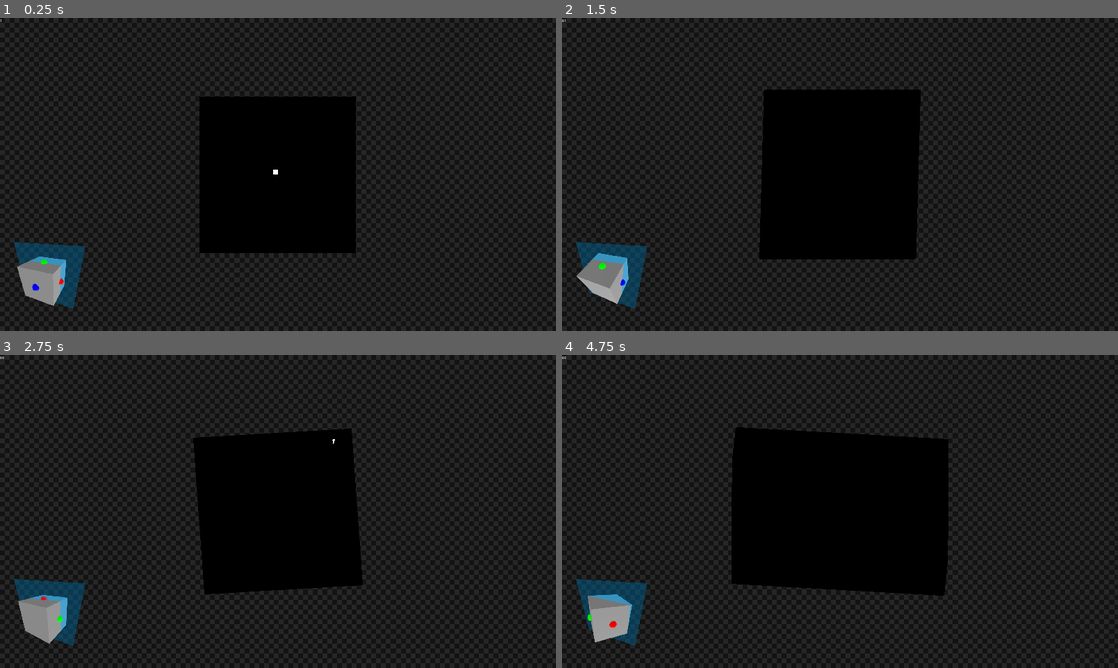
Above: before the commit, frames 1-4 (two rows, left to right).
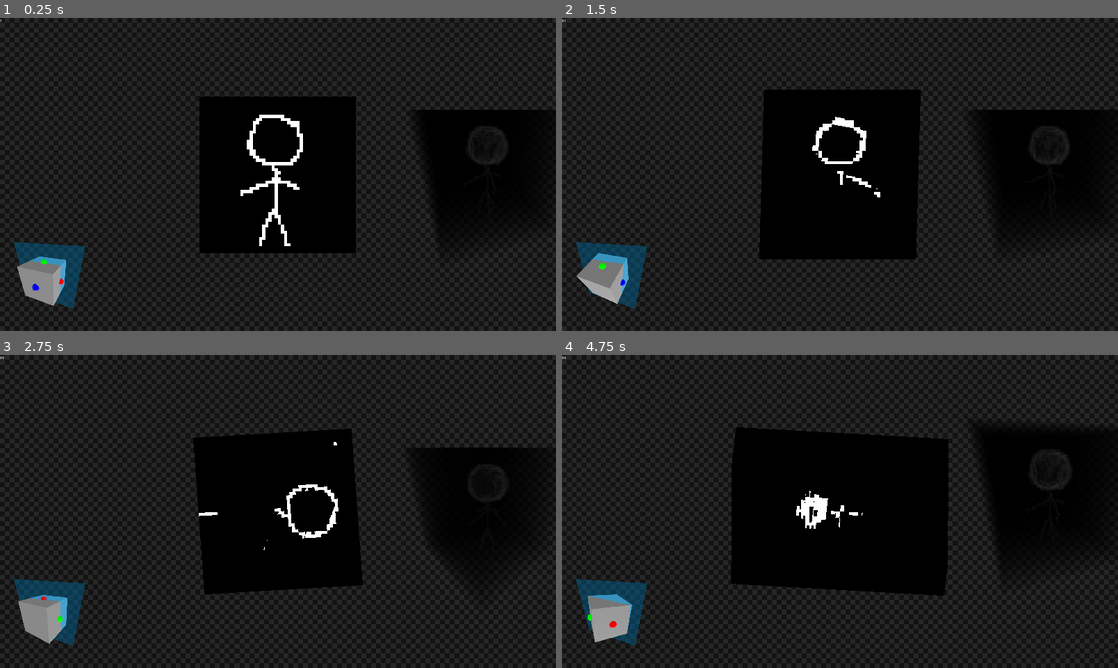
Above: after the commit, the same moments.

Repository: Z53-INCOMING/krita-3d
Game: Godot game, scene res://program.tscn
The game is run twice, just before and just after one commit, with the same random seed, the same clock (stepped at 60 frames per second) and the same inputs.
Inputs (mouse positions are in pixels of both pictures, inside the frame that each line leads up to):
- Up to frame 1 (0.25 s): no input
- Up to frame 2 (1.5 s): tap Enter (export) at 0.5 s; move the mouse to (962, 158) at 0.52 s; hold D (rotate right) 0.53-1.28 s; hold Right mouse button (erase) 0.53-1.28 s; click (962, 158) at 0.8 s; move the mouse to (728, 190) at 1.27 s; hold S (rotate down) from 1.28 s (still down); click (728, 190) at 1.35 s
- Up to frame 3 (2.75 s): tap Shift (shift) at 1.55 s; move the mouse to (333, 442) at 2.02 s; release S (rotate down) at 2.03 s; hold D (rotate right) from 2.03 s (still down); hold Shift (shift) from 2.03 s (still down); tap ' (cam backward, bound only after the commit) at 2.3 s
- Up to frame 4 (4.75 s): move the mouse to (812, 574) at 2.77 s; release D (rotate right) at 2.78 s; release Shift (shift) at 2.78 s; hold W (rotate up) 2.78-3.53 s; tap ' (cam backward, bound only after the commit) at 2.85 s; tap K (cam down, bound only after the commit) at 3.05 s; move the mouse to (1006, 558) at 3.52 s; hold K (cam down, bound only after the commit) 3.53-4.28 s; hold A (rotate left) from 3.53 s (still down); tap [ (cam forward, bound only after the commit) at 3.8, 4.35 s; move the mouse to (673, 464) at 4.27 s; tap J (cam left, bound only after the commit) at 4.55 s

The runs differ from the first frame. In frame 1, 4.5% of the frame differs, in the area x 43-100%, y 29-73%; in frame 2, 4.2%; in frame 3, 3.7%; in frame 4, 4.5%, in the area x 30-100%, y 22-77%.

Commit message:
volumetric camera controls and fixed annoying bug

Diff:
--- a/program.gd
+++ b/program.gd
@@ -21,7 +21,7 @@
 var image: Image
 
 # Max is 128, works better with powers of two
-var image_size := 32
+var image_size := 16
 
 var old_integer_mouse_coord: Vector2i
 
@@ -34,8 +34,8 @@
 var volumetric_shader: ShaderMaterial
 
 func _ready():
-	if false:
-		load_image(Image.load_from_file(""))
+	if true:
+		load_image(Image.load_from_file("res://stick figure.png"))
 	else:
 		var empty = Image.create_empty(image_size, image_size * image_size, false, Image.FORMAT_RGBA8)
 		empty.fill(Color.BLACK)
@@ -68,7 +68,20 @@
 func _process(delta):
 	label.text = str(Engine.get_frames_per_second())
 
-	volume_camera.rotation.y = sin(float(Time.get_ticks_msec()) / 250.0) * 0.125
+	volume_camera.rotation.y = sin(float(Time.get_ticks_msec()) / 500.0) * PI * 0.125 - (PI * 0.125)
+
+	if Input.is_action_pressed("cam forward"):
+		volume_camera.scale -= Vector3.ONE * 0.25 * delta
+	if Input.is_action_pressed("cam backward"):
+		volume_camera.scale += Vector3.ONE * 0.25 * delta
+	if Input.is_action_pressed("cam left"):
+		volume_camera.position.x -= 0.25 * delta
+	if Input.is_action_pressed("cam right"):
+		volume_camera.position.x += 0.25 * delta
+	if Input.is_action_pressed("cam down"):
+		volume_camera.position.y -= 0.25 * delta
+	if Input.is_action_pressed("cam up"):
+		volume_camera.position.y += 0.25 * delta
 
 	if Input.is_action_pressed("rotate left"):
 		matrix = Basis.from_euler(Vector3(0.0, -delta, 0.0) * 2.0) * matrix
@@ -107,7 +120,7 @@
 	if Input.is_action_just_released("scroll_up"):
 		z_offset += 1.0 / float(image_size)
 	z_offset = clampf(z_offset, 0.0, float(image_size - 1) / float(image_size))
-	screen.material.set_shader_parameter("z_offset", z_offset)
+	screen.material.set_shader_parameter("z_offset", z_offset + (1.0 / 1000.0))
 	intersection_plane.position.z = z_offset - 0.5
 
 	if Input.is_action_pressed("paint"):
@@ -161,7 +174,9 @@
 	image.set_pixelv(calculate_integer_mouse_coordinate(mouse_position_3d), color)
 
 func calculate_integer_mouse_coordinate(mouse_position_3d: Vector3) -> Vector2i:
-	return Vector2i(int(mouse_position_3d.x * image_size), int(mouse_position_3d.y * image_size) + (int(mouse_position_3d.z * image_size) * image_size))
+	var pixel_3d = Vector3i(floor(mouse_position_3d * float(image_size)))
+	return Vector2i(pixel_3d.x, pixel_3d.y + (pixel_3d.z * image_size))
+	#return Vector2i(int(mouse_position_3d.x * image_size), int(mouse_position_3d.y * image_size) + (int(mouse_position_3d.z * image_size) * image_size))
 
 func update_image():
 	var texture = ImageTexture.create_from_image(image)
--- a/program.tscn
+++ b/program.tscn
@@ -137,7 +137,7 @@
 [node name="Pivot" type="Node3D" parent="SubViewportContainer2/SubViewport/VolumetricTextureViewer"]
 
 [node name="Camera3D" type="Camera3D" parent="SubViewportContainer2/SubViewport/VolumetricTextureViewer/Pivot"]
-transform = Transform3D(0.919767, -0.197057, 0.339408, 0, 0.86481, 0.502099, -0.392466, -0.461814, 0.795423, 1.34502, 1.43075, 2.28693)
+transform = Transform3D(1, 0, 0, 0, 0.906308, 0.422618, 0, -0.422618, 0.906308, 0, 1, 2.5)
 
 [node name="Label" type="Label" parent="."]
 layout_mode = 0
--- a/project.godot
+++ b/project.godot
@@ -100,6 +100,36 @@
 "events": [Object(InputEventKey,"resource_local_to_scene":false,"resource_name":"","device":-1,"window_id":0,"alt_press …(195 unchanged characters)…
 ]
 }
+"cam left"={
+"deadzone": 0.5,
+"events": [Object(InputEventKey,"resource_local_to_scene":false,"resource_name":"","device":-1,"window_id":0,"alt_pressed":false,"shift_pressed":false,"ctrl_pressed":false,"meta_pressed":false,"pressed":false,"keycode":0,"physical_keycode":74,"key_label":0,"unicode":106,"location":0,"echo":false,"script":null)
+]
+}
+"cam right"={
+"deadzone": 0.5,
+"events": [Object(InputEventKey,"resource_local_to_scene":false,"resource_name":"","device":-1,"window_id":0,"alt_pressed":false,"shift_pressed":false,"ctrl_pressed":false,"meta_pressed":false,"pressed":false,"keycode":0,"physical_keycode":76,"key_label":0,"unicode":108,"location":0,"echo":false,"script":null)
+]
+}
+"cam up"={
+"deadzone": 0.5,
+"events": [Object(InputEventKey,"resource_local_to_scene":false,"resource_name":"","device":-1,"window_id":0,"alt_pressed":false,"shift_pressed":false,"ctrl_pressed":false,"meta_pressed":false,"pressed":false,"keycode":0,"physical_keycode":73,"key_label":0,"unicode":105,"location":0,"echo":false,"script":null)
+]
+}
+"cam down"={
+"deadzone": 0.5,
+"events": [Object(InputEventKey,"resource_local_to_scene":false,"resource_name":"","device":-1,"window_id":0,"alt_pressed":false,"shift_pressed":false,"ctrl_pressed":false,"meta_pressed":false,"pressed":false,"keycode":0,"physical_keycode":75,"key_label":0,"unicode":107,"location":0,"echo":false,"script":null)
+]
+}
+"cam forward"={
+"deadzone": 0.5,
+"events": [Object(InputEventKey,"resource_local_to_scene":false,"resource_name":"","device":-1,"window_id":0,"alt_pressed":false,"shift_pressed":false,"ctrl_pressed":false,"meta_pressed":false,"pressed":false,"keycode":0,"physical_keycode":91,"key_label":0,"unicode":91,"location":0,"echo":false,"script":null)
+]
+}
+"cam backward"={
+"deadzone": 0.5,
+"events": [Object(InputEventKey,"resource_local_to_scene":false,"resource_name":"","device":-1,"window_id":0,"alt_pressed":false,"shift_pressed":false,"ctrl_pressed":false,"meta_pressed":false,"pressed":false,"keycode":0,"physical_keycode":39,"key_label":0,"unicode":39,"location":0,"echo":false,"script":null)
+]
+}
 
 [rendering]
 
--- a/volumetric slice.gdshader
+++ b/volumetric slice.gdshader
@@ -1,4 +1,5 @@
 shader_type spatial;
+render_mode cull_disabled;
 
 uniform sampler2D image: filter_nearest;
 
@@ -8,5 +9,5 @@
 	vec2 scaled_uv = UV / vec2(1.0, float(image_size));
 
 	ALBEDO = texture(image, (scaled_uv) + vec2(0.0, floor((NODE_POSITION_WORLD.z * 0.5 + 0.5) * float(image_size)) / float(image_size))).rgb;
-	ALPHA = ALBEDO.r * 0.6;
+	ALPHA = 0.0625;
 }
Binary file added: stick figure.png
Not shown, added: stick figure.png.import
